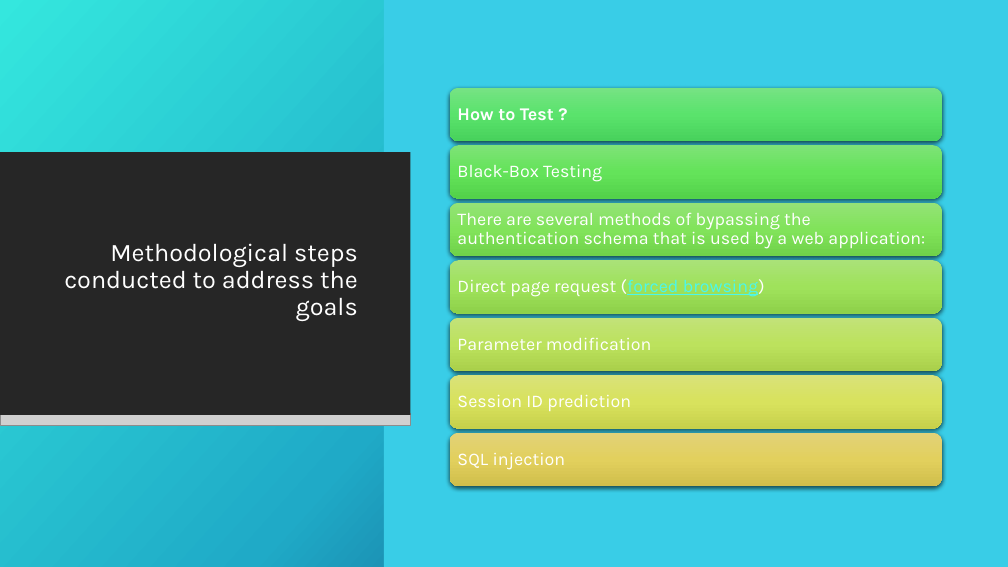
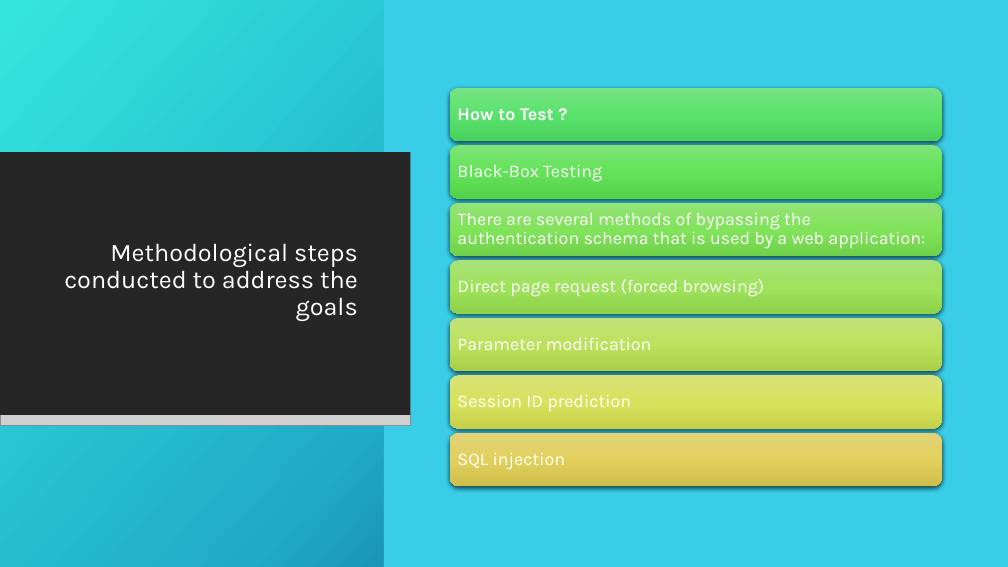
Before and after one commit to fahadahmed450/SWD-ClinicManagementTestingProject, a slide deck: slide 7 of Documentation/Software Dependability SWD Project Presentation.pptx. Drawn at 1008x567 pixels with LibreOffice and Linux fonts; fonts in the diff are those of the drawing; grey boxes stand for pictures; background and template pictures are left out. Boxes give left, top, right and bottom in pixels: in the first picture for what was removed or moved away, otherwise in the second. Text is boxed around its words. In the diff, an @@ line names an element or a change of style, - is before the commit and + after.

```diff
--- a/Documentation/Software Dependability SWD Project Presentation.pptx
+++ b/Documentation/Software Dependability SWD Project Presentation.pptx
@@ text "Direct page request (forced browsing)" at [457,279,765,297]: text colour #4BF7ED to #FFFFFF, underline off in "(forced browsing)" @@
```
Also in this commit, not shown: 5 other slides changed, 3 other files.
